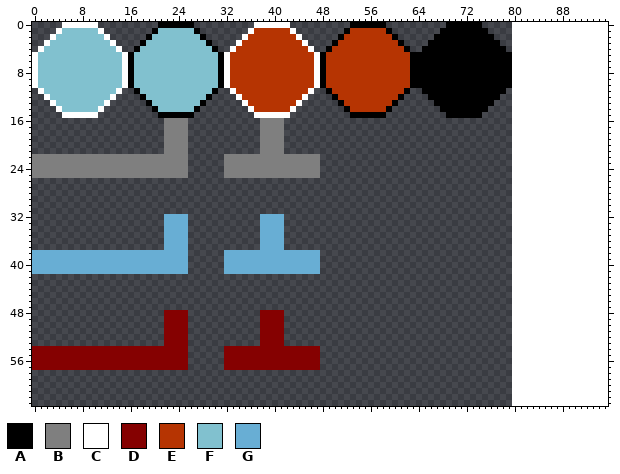
Sprite sheet: assets/tileset.png. Above: the version before the commit.
The file is 80x64 pixels. The old version is drawn lined up with the new one, on the new canvas.
Palette (. is transparent): A #000000  B #7f7f7f  C #ffffff  D #850101  E #b63402  F #81c1cf  G #68aed4
Pixels before (only the part around the change), first column x 35:
12 EEEEEEEEEEC....AEEEEEEEEEEA....AAAAAAAAAAAA..................
13 CEEEEEEEEC......AEEEEEEEEA......AAAAAAAAAA...................
14 .CEEEEEEC........AEEEEEEA........AAAAAAAA....................
15 ..CCCCCC..........AAAAAA..........AAAAAA.....................
16 ...BBBB......................................................
17 ...BBBB......................................................
18 ...BBBB......................................................
19 ...BBBB......................................................
20 ...BBBB......................................................
21 ...BBBB......................................................
22 BBBBBBBBBBBBB................................................
23 BBBBBBBBBBBBB................................................
24 BBBBBBBBBBBBB................................................
25 BBBBBBBBBBBBB................................................
26 .............................................................
27 .............................................................
28 .............................................................
29 .............................................................
30 .............................................................
31 .............................................................
32 ...GGGG......................................................
33 ...GGGG......................................................
34 ...GGGG......................................................
35 ...GGGG......................................................
36 ...GGGG......................................................
37 ...GGGG......................................................
38 GGGGGGGGGGGGG................................................
39 GGGGGGGGGGGGG................................................
40 GGGGGGGGGGGGG................................................
41 GGGGGGGGGGGGG................................................
42 .............................................................
43 .............................................................
44 .............................................................
45 .............................................................
46 .............................................................
47 .............................................................
48 ...DDDD......................................................
49 ...DDDD......................................................
50 ...DDDD......................................................
51 ...DDDD......................................................
52 ...DDDD......................................................
53 ...DDDD......................................................
54 DDDDDDDDDDDDD................................................
55 DDDDDDDDDDDDD................................................
56 DDDDDDDDDDDDD................................................
57 DDDDDDDDDDDDD................................................
58 .............................................................
59 .............................................................
60 .............................................................
61 .............................................................
62 .............................................................
63 .............................................................
New version:
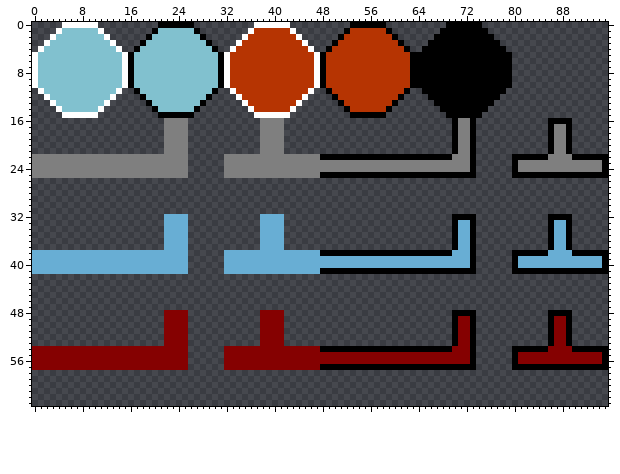
The author wrote: Add static elements to tileset
Diff:
canvas 80x64 -> 96x64
Colour A now appears in row 16 at x 70, 73 and 86 to 89; in rows 17 to 21 at x 70, 73, 86 and 89; in row 22 at x 48 to 69, 73, 80 to 85 and 90 to 95; in rows 23 to 24 at x 73, 80 and 95; in row 25 at x 48 to 73 and 80 to 95; in row 32 at x 70 to 73 and 86 to 89.
Colour A now appears in rows 33 to 37 at x 70, 73, 86 and 89; in row 38 at x 48 to 69, 73, 80 to 85 and 90 to 95; in rows 39 to 40 at x 73, 80 and 95; in row 41 at x 48 to 73 and 80 to 95; in row 48 at x 70 to 73 and 86 to 89; in rows 49 to 53 at x 70, 73, 86 and 89.
Colour A now appears in row 54 at x 48 to 69, 73, 80 to 85 and 90 to 95; in rows 55 to 56 at x 73, 80 and 95; in row 57 at x 48 to 73 and 80 to 95.
Colour B now appears in row 16 at x 71 to 72; in rows 17 to 21 at x 71 to 72 and 87 to 88; in row 22 at x 70 to 72 and 86 to 89; in rows 23 to 24 at x 48 to 72 and 81 to 94.
Colour D now appears in rows 49 to 53 at x 71 to 72 and 87 to 88; in row 54 at x 70 to 72 and 86 to 89; in rows 55 to 56 at x 48 to 72 and 81 to 94.
Colour G now appears in rows 33 to 37 at x 71 to 72 and 87 to 88; in row 38 at x 70 to 72 and 86 to 89; in rows 39 to 40 at x 48 to 72 and 81 to 94.
